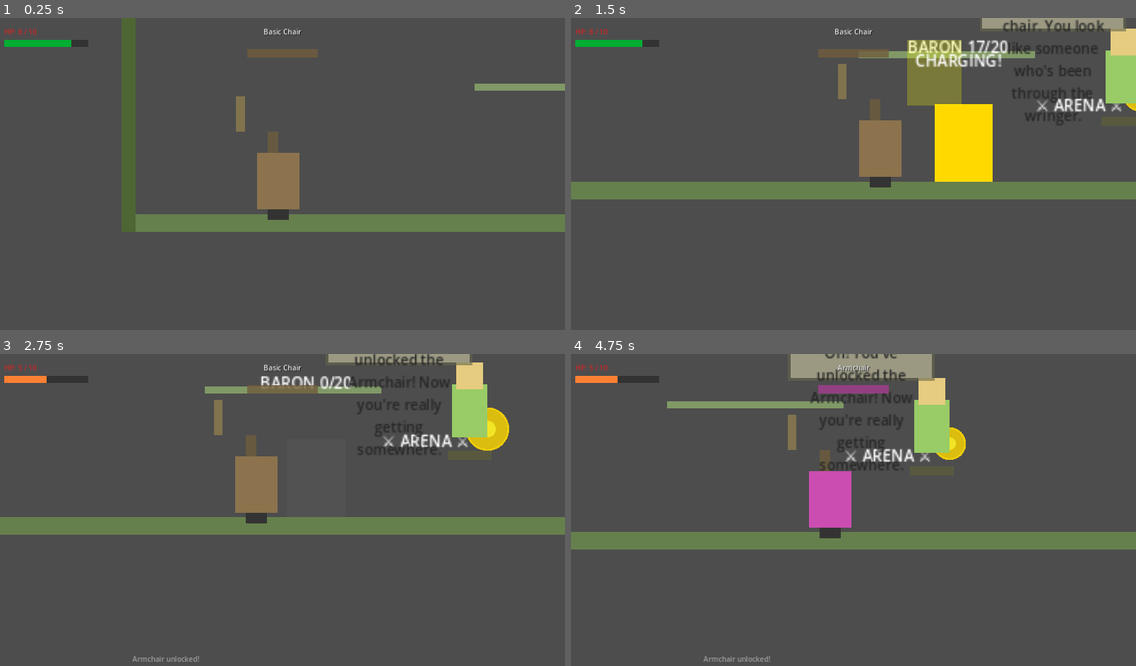
Above: before the commit, frames 1-4 (two rows, left to right).
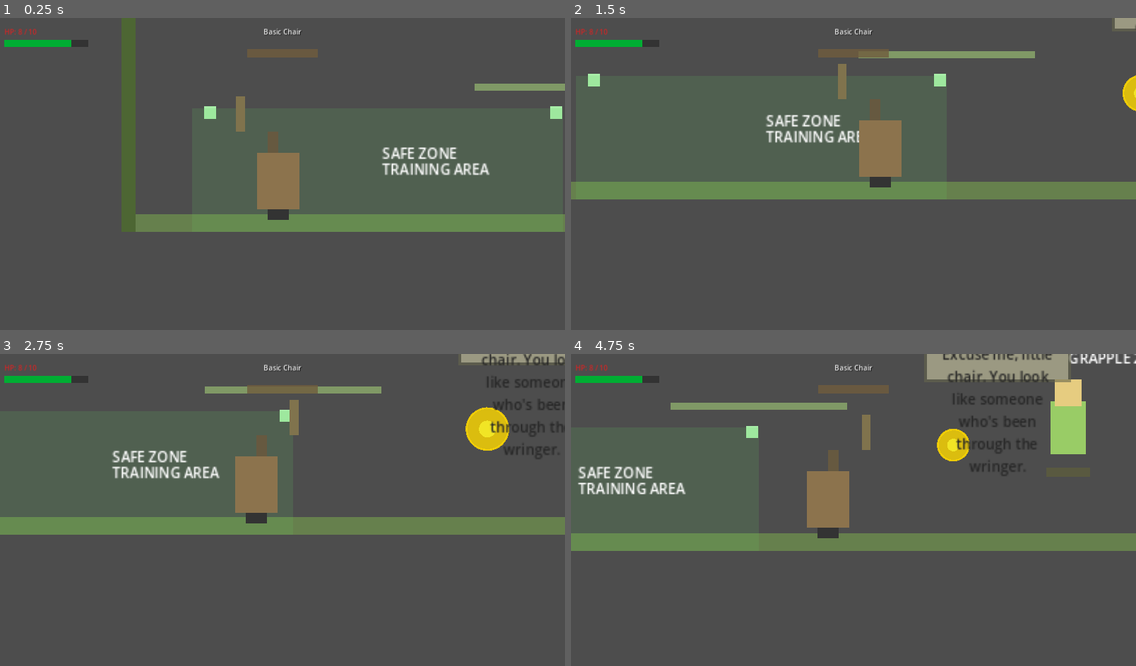
Above: after the commit, the same moments.

Repository: TsilenT/chairfighter
Game: Godot game, scene res://scenes/main/Main.tscn
The game is run twice, just before and just after one commit, with the same random seed, the same clock (stepped at 60 frames per second) and the same inputs.
Inputs:
- Up to frame 1 (0.25 s): no input
- Up to frame 2 (1.5 s): hold K (special) 0.53-1.28 s; hold D (move_right) from 0.53 s (still down); tap F (interact) at 0.6 s; tap Space (jump) at 0.77 s; tap K (special) at 1.35 s
- Up to frame 3 (2.75 s): tap Space (jump) at 1.52 s; tap F (interact) at 1.55 s; release D (move_right) at 2.03 s; hold A (move_left) from 2.03 s (still down); hold K (special) from 2.03 s (still down); tap J (attack) at 2.1 s
- Up to frame 4 (4.75 s): release A (move_left) at 2.78 s; release K (special) at 2.78 s; hold D (move_right) 2.78-4.28 s; tap F (interact) at 2.85, 4.55 s; tap Space (jump) at 3.02, 3.77, 4.52 s; hold K (special) 3.53-4.28 s; hold A (move_left) from 4.28 s (still down); tap E (transform_next) at 4.35 s

The runs differ from the first frame. In frame 1, 1.2% of the frame differs, in the area x 36-100%, y 28-51%; in frame 2, 8.7%; in frame 3, 5.8%; in frame 4, 13%, in the area x 0-100%, y 0-99%.

Commit message:
feat: add guided opening tutorial

Diff:
--- a/scenes/levels/TestLevel.tscn
+++ b/scenes/levels/TestLevel.tscn
@@ -7,6 +7,7 @@
 [ext_resource type="PackedScene" path="res://scenes/world/AbilityGate.tscn" id="5agg"]
 [ext_resource type="PackedScene" path="res://scenes/bosses/ReclinerBaron.tscn" id="6baron"]
 [ext_resource type="PackedScene" path="res://scenes/npc/HubNpc.tscn" id="7hubnpc"]
+[ext_resource type="Script" path="res://scripts/ui/TutorialSequence.gd" id="8tut"]
 
 
 [sub_resource type="RectangleShape2D" id="2" uid="uid://ground_col"]
@@ -115,10 +116,65 @@
 offset_bottom = 640.0
 color = Color(0.3, 0.4, 0.2, 1)
 
+# Safe zone indicator (teaching area before first platform)
+[node name="SafeZoneFloor" type="ColorRect" parent="Visuals" uid="uid://safezone_floor"]
+z_index = -1
+offset_left = 80.0
+offset_top = 500.0
+offset_right = 500.0
+offset_bottom = 640.0
+color = Color(0.4, 0.8, 0.4, 0.15)
+
+[node name="SafeZoneDotTL" type="ColorRect" parent="Visuals" uid="uid://safezone_dot_tl"]
+z_index = -2
+offset_left = 93.0
+offset_top = 498.0
+offset_right = 107.0
+offset_bottom = 512.0
+color = Color(0.7, 1, 0.7, 0.9)
+
+[node name="SafeZoneDotTR" type="ColorRect" parent="Visuals" uid="uid://safezone_dot_tr"]
+z_index = -2
+offset_left = 485.0
+offset_top = 498.0
+offset_right = 499.0
+offset_bottom = 512.0
+color = Color(0.7, 1, 0.7, 0.9)
+
+[node name="SafeZoneDotBL" type="ColorRect" parent="Visuals" uid="uid://safezone_dot_bl"]
+z_index = -2
+offset_left = 93.0
+offset_top = 625.0
+offset_right = 107.0
+offset_bottom = 639.0
+color = Color(0.7, 1, 0.7, 0.9)
+
+[node name="SafeZoneDotBR" type="ColorRect" parent="Visuals" uid="uid://safezone_dot_br"]
+z_index = -2
+offset_left = 485.0
+offset_top = 625.0
+offset_right = 499.0
+offset_bottom = 639.0
+color = Color(0.7, 1, 0.7, 0.9)
+
+[node name="SafeZoneLabel" type="Label" parent="Visuals" uid="uid://safezone_label"]
+position = Vector2(295, 540)
+text = "SAFE ZONE"
+horizontal_alignment = 1
+font_size = 14
+font_color = Color(0.7, 1, 0.7, 0.8)
+
+[node name="TrainingLabel" type="Label" parent="Visuals" uid="uid://training_label"]
+position = Vector2(295, 558)
+text = "TRAINING AREA"
+horizontal_alignment = 1
+font_size = 10
+font_color = Color(0.6, 0.9, 0.6, 0.6)
+
 [node name="RouteVisuals" type="Node2D" parent="Visuals" uid="uid://route_visuals"]
 
 # Dashed grapple path: a series of small colored dots along the route
-# From Platform2 (right edge) → GrappleMarker2 → GrappleMarker1 → past Gate
+# From Platform2 (right edge) -> GrappleMarker2 -> GrappleMarker1 -> past Gate
 [node name="RouteDot" type="ColorRect" parent="Visuals/RouteVisuals" uid="uid://route_dot"]
 offset_left = 820.0
 offset_top = 370.0
@@ -157,48 +213,47 @@
 # Path direction labels using Unicode characters
 [node name="LabelArrow1" type="Label" parent="Visuals/RouteVisuals" uid="uid://label_arrow1"]
 position = Vector2(825, 310)
-text = "→"
+text = "->"
 horizontal_alignment = 1
 font_size = 24
 font_color = Color(1, 0.85, 0, 0.8)
 
 [node name="LabelArrow2" type="Label" parent="Visuals/RouteVisuals" uid="uid://label_arrow2"]
 position = Vector2(945, 310)
-text = "→"
+text = "->"
 horizontal_alignment = 1
 font_size = 24
 font_color = Color(1, 0.85, 0, 0.8)
 
 [node name="LabelArrow3" type="Label" parent="Visuals/RouteVisuals" uid="uid://label_arrow3"]
 position = Vector2(850, 295)
-text = "↑"
+text = "^"
 horizontal_alignment = 1
 font_size = 24
 font_color = Color(1, 0.85, 0, 0.8)
 
 [node name="LabelArrow4" type="Label" parent="Visuals/RouteVisuals" uid="uid://label_arrow4"]
 position = Vector2(1050, 215)
-text = "↑"
+text = "^"
 horizontal_alignment = 1
 font_size = 24
 font_color = Color(1, 0.85, 0, 0.8)
 
 [node name="LabelArrow5" type="Label" parent="Visuals/RouteVisuals" uid="uid://label_arrow5"]
 position = Vector2(1115, 215)
-text = "→"
+text = "->"
 horizontal_alignment = 1
 font_size = 24
 font_color = Color(1, 0.85, 0, 0.8)
 
 # Instruction label above the grapple route
-[node name="LabelRoute" type="Label" parent="Visuals/RouteVisuals" uid="uid://label_route"]
+[node name="LabelRoute1" type="Label" parent="Visuals/RouteVisuals" uid="uid://label_route1"]
 position = Vector2(820, 250)
 text = "GRAPPLE PATH:"
 horizontal_alignment = 1
 font_size = 12
 font_color = Color(1, 0.85, 0, 0.9)
 
-# Grapple waypoint labels on the markers
 [node name="LabelGrapple1" type="Label" parent="Visuals/RouteVisuals" uid="uid://label_grapple1"]
 position = Vector2(850, 410)
 text = "GRAPPLE 2"
@@ -214,14 +269,14 @@
 font_color = Color(1, 0.85, 0, 0.7)
 
 # Gate label
-[node name="LabelGate" type="Label" parent="Visuals/RouteVisuals" uid="uid://label_gate"]
+[node name="LabelGate1" type="Label" parent="Visuals/RouteVisuals" uid="uid://label_gate1"]
 position = Vector2(830, 230)
-text = "GATE →"
+text = "GATE ->"
 horizontal_alignment = 1
 font_size = 12
 font_color = Color(1, 0.4, 0.4, 0.9)
 
-[node name="LabelDest" type="Label" parent="Visuals/RouteVisuals" uid="uid://label_dest"]
+[node name="LabelDest1" type="Label" parent="Visuals/RouteVisuals" uid="uid://label_dest1"]
 position = Vector2(1120, 248)
 text = "ARMCHAIR ROUTE"
 horizontal_alignment = 1
@@ -229,7 +284,7 @@
 font_color = Color(0.5, 1, 0.5, 0.9)
 
 # Background panel for the route labels
-[node name="RoutePanel" type="ColorRect" parent="Visuals/RouteVisuals" uid="uid://route_panel"]
+[node name="RoutePanel1" type="ColorRect" parent="Visuals/RouteVisuals" uid="uid://route_panel1"]
 z_index = -1
 offset_left = 800.0
 offset_top = 238.0
@@ -244,7 +299,7 @@
 
 [node name="Info" type="Label" parent="." uid="uid://info"]
 position = Vector2(440, 32)
-text = "Test Level: Defeat ReclinerBaron, then use Armchair grapple to reach Platform3."
+text = "Practice basics, defeat ReclinerBaron, then use Armchair grapple to reach Platform 3."
 horizontal_alignment = 1
 font_size = 14
 
@@ -265,13 +320,21 @@
 
 [node name="HUD" parent="." uid="uid://test_hud" instance=ExtResource("2hud")]
 
+# TutorialSequence wired into the safe zone
+[node name="TutorialSequence" type="CanvasLayer" parent="." uid="uid://tut_seq"]
+script = ExtResource("8tut")
+active = true
+prompt_delay = 0.5
+prompt_timeout = 30.0
+prompt_font_size = 28
+
 [node name="DummyContainer" type="Node2D" uid="uid://dummy_container" parent="."]
-position = Vector2(1000, 320)
+position = Vector2(1290, 280)
 
 [node name="DummyEnemy" parent="DummyContainer" uid="uid://dummy_instance" instance=ExtResource("3dum")]
 
 [node name="BossContainer" type="Node2D" uid="uid://boss_container" parent="."]
-position = Vector2(600, 620)
+position = Vector2(1120, 620)
 scale = Vector2(1.1, 1.1)
 
 [node name="ReclinerBaron" parent="BossContainer" uid="uid://baron_instance" instance=ExtResource("6baron")]
@@ -279,12 +342,12 @@
 
 [node name="BossLabel" type="Label" parent="BossContainer" uid="uid://boss_label"]
 position = Vector2(0.0, -90.0)
-text = "⚔ ARENA ⚔"
+text = "ARENA"
 horizontal_alignment = 1
 font_size = 12
 font_color = Color(0.8, 0.6, 0.9, 1)
 
 [node name="HubNpcContainer" type="Node2D" uid="uid://hubnpc_container" parent="."]
-position = Vector2(700, 550)
+position = Vector2(850, 550)
 
 [node name="HubNpc" parent="HubNpcContainer" uid="uid://hubnpc_instance" instance=ExtResource("7hubnpc")]
--- a/scripts/player/Player.gd
+++ b/scripts/player/Player.gd
@@ -144,6 +144,10 @@
 	return _health != null and _health.is_alive()
 
 
+func is_grappling() -> bool:
+	return _is_grappling
+
+
 func get_camera() -> Camera2D:
 	return _camera
 
@@ -169,6 +173,11 @@
 	if _camera:
 		_camera.make_current()
 		_camera.position = Vector2.ZERO
+
+	# Pivot the chair visual around its own center so left/right flips look
+	# centered on the body instead of swinging around the top-left corner.
+	if _chair_body:
+		_chair_body.pivot_offset = _chair_body.size * 0.5
 
 	# Set up components.
 	_setup_hitbox()
@@ -584,7 +593,11 @@
 func _flip_sprite(dir: float) -> void:
 	if dir != 0.0:
 		_facing_right = sign(dir)
-		scale.x = abs(scale.x) * sign(dir)
+		# Flip only the visual, never the CharacterBody2D — negative scale on
+		# the body corrupts its collision shapes (jitter / being shoved) and
+		# mirrors the grapple rope. Attack direction uses _facing_right instead.
+		if _chair_body:
+			_chair_body.scale.x = sign(dir)
 
 
 # ────────
--- a/scripts/ui/TutorialSequence.gd
+++ b/scripts/ui/TutorialSequence.gd
@@ -5,11 +5,11 @@
 ## instant its action is completed, then clears the whole overlay when the
 ## sequence finishes.
 ##
-## Usage: Attach to any Node in a level (e.g. TestLevel). Set `active` true
+## Usage: Attach as a CanvasLayer in a level (e.g. TestLevel). Set `active` true
 ## to start; or leave it false in the editor and wire `start_sequence()`
 ## from a scene signal.
 
-extends Node2D
+extends CanvasLayer
 
 
 ## Export config
@@ -103,7 +103,7 @@
 func _set_up_steps() -> void:
 	_steps = [
 		{
-			"description": "Move left and right to navigate.",
+			"description": "Move left or right to navigate.",
 			"actions": ["move_left", "move_right"],
 			"next_prompt": "Now jump over to the next ledge!",
 		},
@@ -118,13 +118,15 @@
 			"next_prompt": "Good! Now talk to the NPC ahead.",
 		},
 		{
-			"description": "Press Interact to talk to the NPC.",
+			"description": "Stand by the NPC and press Interact to talk.",
 			"actions": ["interact"],
+			"completion": "near_npc_interact",
 			"next_prompt": "Great! Now grapple across to Platform 3 using the yellow markers.",
 		},
 		{
-			"description": "Press Special (K / Y) to grapple across to Platform 3.",
+			"description": "Defeat ReclinerBaron, switch to Armchair, then hold Special by the yellow markers.",
 			"actions": ["special"],
+			"completion": "armchair_grapple",
 		},
 	]
 
@@ -195,34 +197,78 @@
 		return
 
 	var step: Dictionary = _steps[_current_step]
-	var actions: Array = step.get("actions", [])
-	for action in actions:
-		if Input.is_action_just_pressed(action) and action not in _done_actions:
-			_step_done = true
-			_done_actions.append(action)
-			_on_step_complete()
-			return
+	if _is_step_completed(step):
+		_step_done = true
+		for action in step.get("actions", []):
+			if action not in _done_actions:
+				_done_actions.append(action)
+		_on_step_complete()
+		return
+
+
+## Return true only when the current prompt's requested action really happened.
+func _is_step_completed(step: Dictionary) -> bool:
+	var completion: String = step.get("completion", "input")
+	match completion:
+		"near_npc_interact":
+			return Input.is_action_just_pressed("interact") and _is_player_near_node("HubNpc", 160.0)
+		"armchair_grapple":
+			var player: Node = _get_player()
+			return Input.is_action_pressed("special") and player != null and player.has_method("is_grappling") and player.is_grappling()
+		_:
+			var actions: Array = step.get("actions", [])
+			for action in actions:
+				if action in _done_actions:
+					continue
+				if action == "move_left" or action == "move_right":
+					if Input.is_action_pressed(action):
+						return true
+				elif Input.is_action_just_pressed(action):
+					return true
+	return false
+
+
+func _get_player() -> Node:
+	return get_tree().get_first_node_in_group("player")
+
+
+func _is_player_near_node(node_name: String, radius: float) -> bool:
+	var player: Node = _get_player()
+	var target: Node = get_tree().root.find_child(node_name, true, false)
+	if player == null or target == null or not (player is Node2D) or not (target is Node2D):
+		return false
+	return (player as Node2D).global_position.distance_to((target as Node2D).global_position) <= radius
 
 
 ## Called when the player completes an input or the timer expires.
 func _on_step_complete() -> void:
-	if _step_done:
-		_prompt_label.text = ""
-		_progression_label.visible = false
-		_step_delay_left = prompt_delay
-		if _current_step >= 0 and _current_step < _step_timers.size():
-			var t: Timer = _step_timers[_current_step]
-			if t and not t.is_stopped():
-				t.stop()
+	_prompt_label.text = ""
+	_progression_label.visible = false
+	if _current_step >= 0 and _current_step < _step_timers.size():
+		var t: Timer = _step_timers[_current_step]
+		if t and not t.is_stopped():
+			t.stop()
+	if _current_step < 0 or _sequence_finished:
+		return
+	# If the current step has no input actions (pure progression cue), skip it instantly
+	var step: Dictionary = _steps[_current_step]
+	var actions: Array = step.get("actions", [])
+	if actions.is_empty():
 		if _current_step + 1 < _steps.size():
-			var next_step: int = _current_step + 1
-			if prompt_delay > 0.0:
-				await get_tree().create_timer(prompt_delay).timeout
-			if _sequence_finished or not is_inside_tree():
-				return
-			_start_prompt(next_step)
+			_start_prompt(_current_step + 1)
 		else:
 			_on_sequence_end()
+		return
+	_step_delay_left = prompt_delay
+	if _current_step + 1 < _steps.size():
+		var next_step: int = _current_step + 1
+		if prompt_delay > 0.0:
+			await get_tree().create_timer(prompt_delay).timeout
+		if _sequence_finished or not is_inside_tree():
+			return
+		_start_prompt(next_step)
+	else:
+		_on_sequence_end()
 
 
 ## Called when the entire sequence has completed.
Not shown: 1 places in scenes/levels/TestLevel.tscn that only renumber resources
Not shown, added: intake-layout.md
